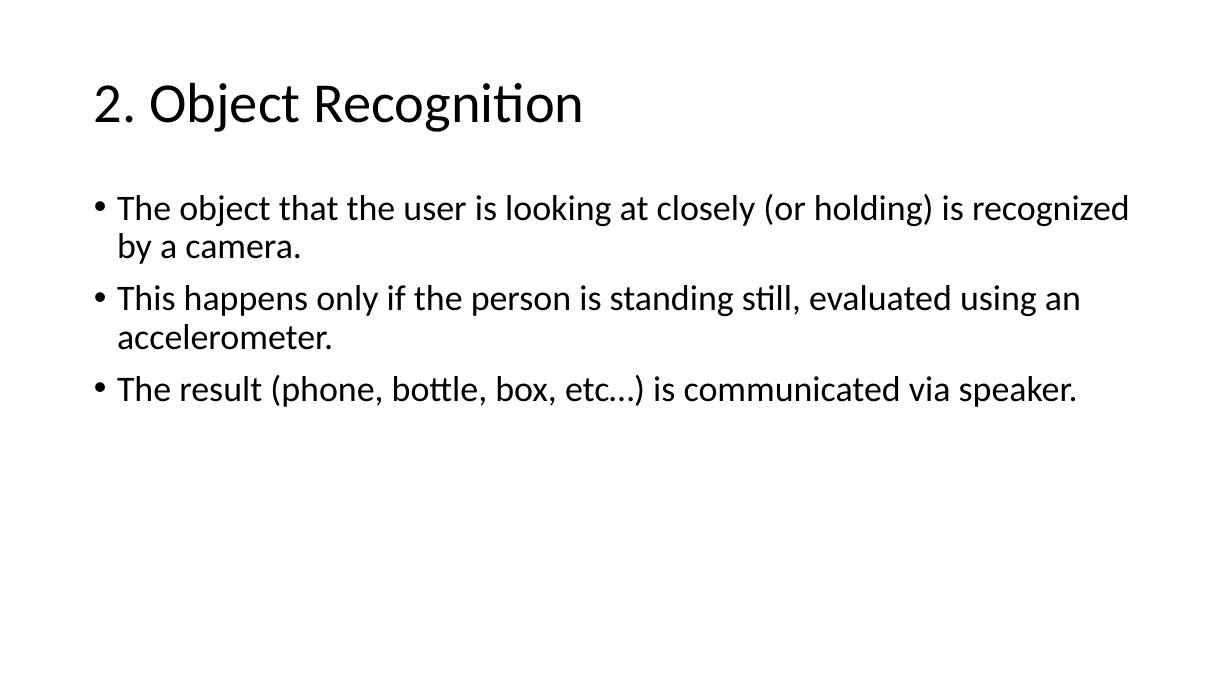
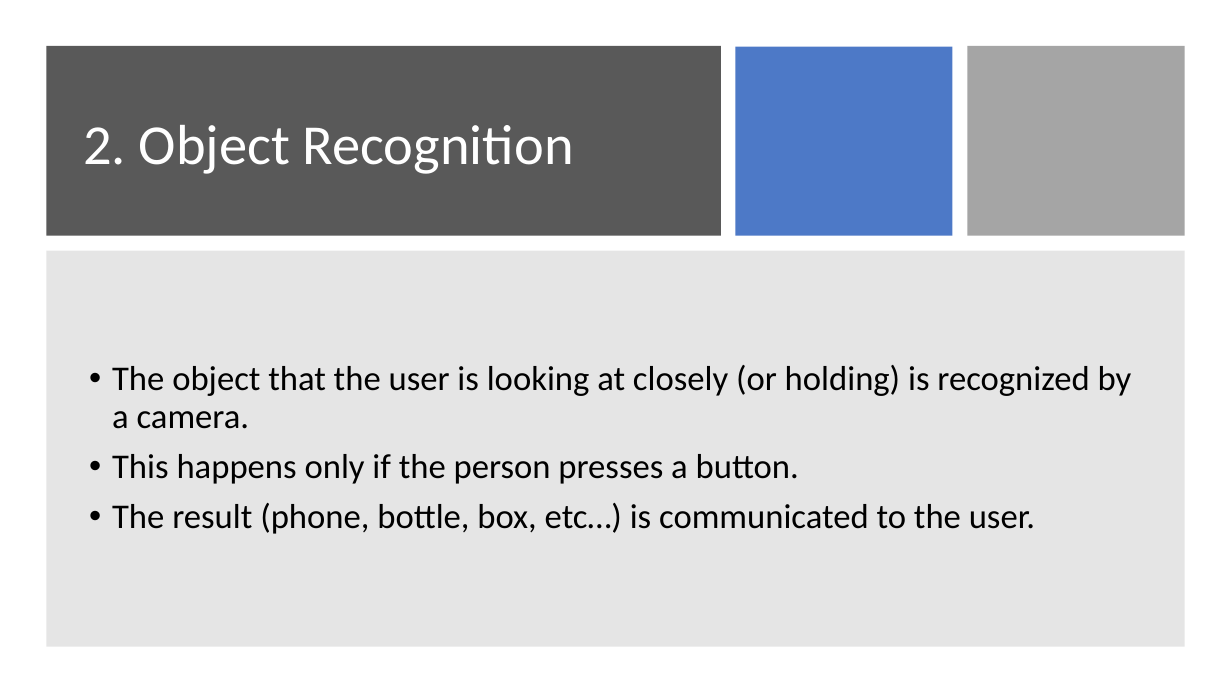
Before and after one commit to TheSmetz/Blinduino, a slide deck: slide 5 of Blinduino.pptx. Drawn at 1232x693 pixels with LibreOffice and Linux fonts; fonts in the diff are those of the drawing. Boxes give left, top, right and bottom in pixels: in the first picture for what was removed or moved away, otherwise in the second. Text is boxed around its words. In the diff, an @@ line names an element or a change of style, - is before the commit and + after.

```diff
--- a/Blinduino.pptx
+++ b/Blinduino.pptx
@@ rectangle added at [46,46,721,236], fill #595959 @@
@@ rectangle added at [736,46,953,236], fill #4472C4 at 95% opacity @@
@@ rectangle added at [968,46,1185,236], fill #A5A5A5 @@
@@ title "2. Object Recognition": place and size @@
-title "2. Object Recognition" at [94,82,584,132]
+title "2. Object Recognition" at [83,125,574,174]
@@ title "2. Object Recognition" at [83,125,574,174]: text colour #000000 to #FFFFFF @@
@@ rectangle added at [46,250,1185,646], fill #808080 at 20% opacity @@
@@ text "The object that the user ...": place and size @@
-text "The object that the user ..." at [117,194,1130,407]
+text "The object that the user ..." at [112,365,1132,534]
@@ text "The object that the user ..." at [112,365,1132,534]: vertical alignment top to middle @@
@@ text at [112,365,1132,429]: size 28 to 27 pt in "The object that the user is looking ..." @@
@@ text at [112,454,1035,534]: text changed; size 28 to 27 pt @@
-• This happens only if the person is standing still, evaluated using an accelerometer.
-• The result (phone, bottle, box, etc…) is communicated via speaker.
+• This happens only if the person presses a button.
+• The result (phone, bottle, box, etc…) is communicated to the user.
```
Also in this commit, not shown: 5 other slides changed, 3 slides added, 3 slides removed.
